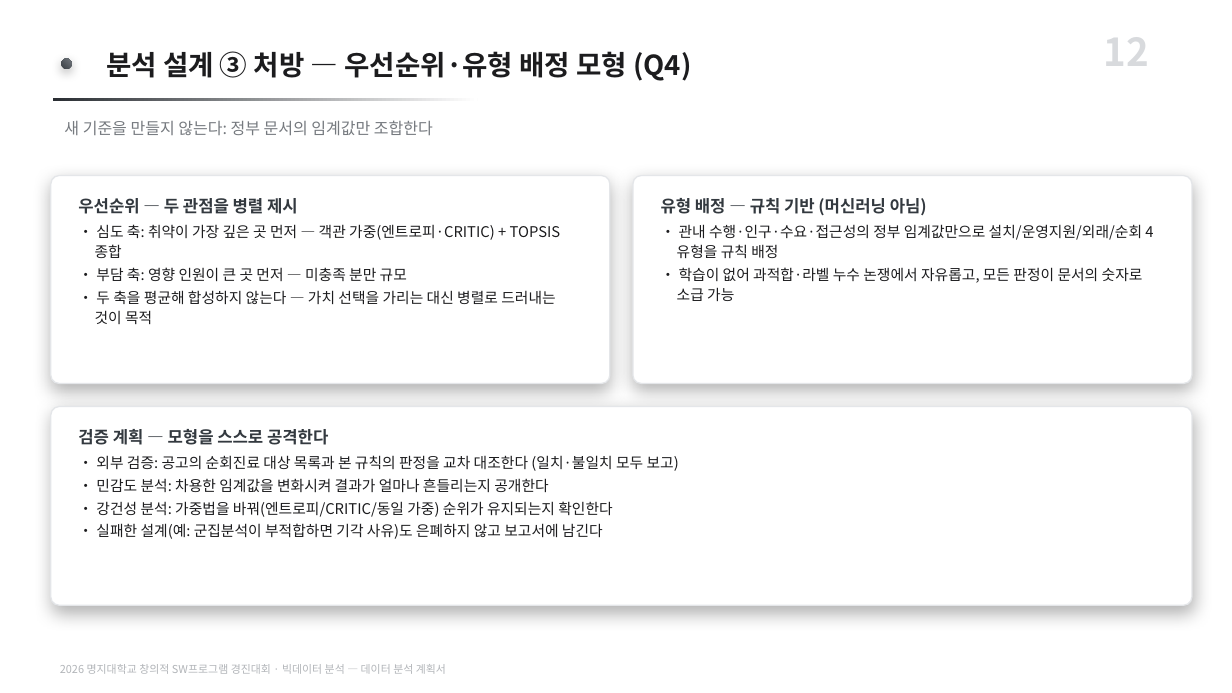
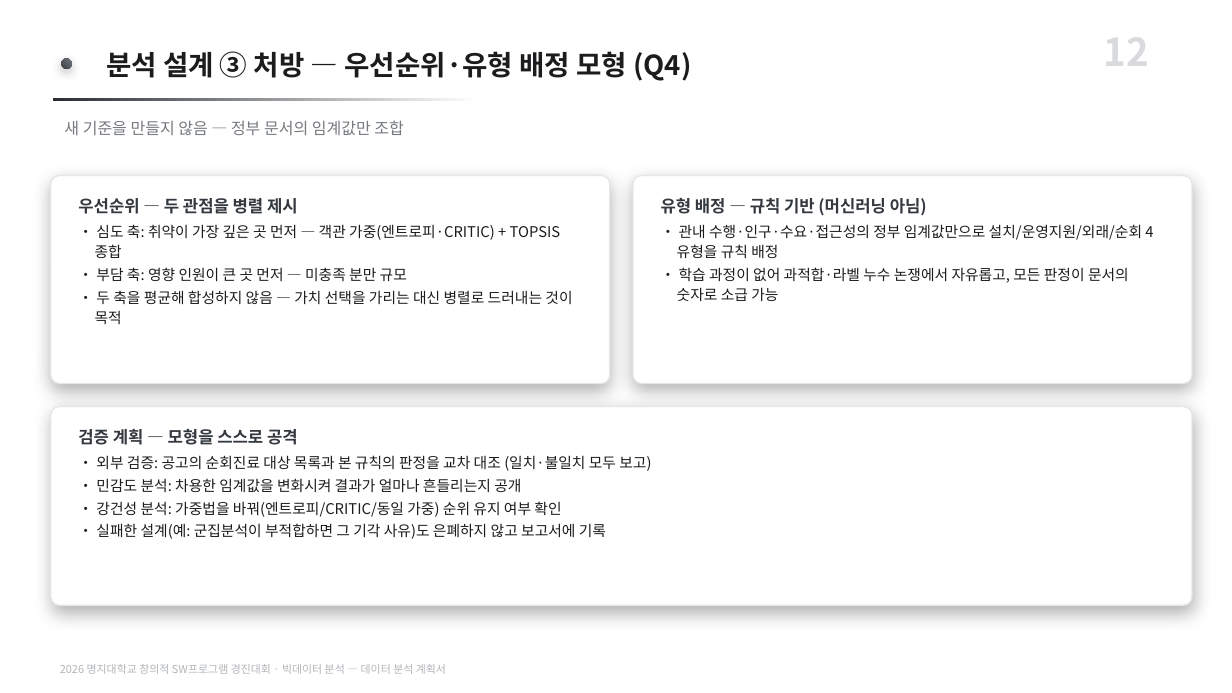
Before and after one commit to karvvan/maternity-care-policy-audit, a slide deck: slide 12 of 04_제출물/데이터분석_계획서.pptx. Drawn at 1232x693 pixels with LibreOffice and Linux fonts; fonts in the diff are those of the drawing. Boxes give left, top, right and bottom in pixels: in the first picture for what was removed or moved away, otherwise in the second. Text is boxed around its words. In the diff, an @@ line names an element or a change of style, - is before the commit and + after.

Commit message:
계획서 PPT 개조식 전환 (44곳)
보고서와 문체를 맞춘다. 종결어미를 ~함/~임/명사형으로 바꾸고, 지시문 성격의
줄("~한다")은 명사구로 정리했다. 잔여 서술체 0.

- 제출본은 문단 치환 44/44로 반영(재생성 아님). 대표자가 직접 고친 문구
  (검증 타겟 1·2, "여전히 존재하는 분만취약지" 등)는 전부 보존.
- 생성기도 같은 문구로 동기화해 재생성 시 되돌아가지 않게 함.
- 결과보고서 PPT는 팀원 작업 중이라 손대지 않음(HOLD). 점검만 수행 — 이상 없음.

```diff
--- a/04_제출물/데이터분석_계획서.pptx
+++ b/04_제출물/데이터분석_계획서.pptx
@@ text at (64, 120, 403, 135): text changed @@
-새 기준을 만들지 않는다: 정부 문서의 임계값만 조합한다
+새 기준을 만들지 않음 — 정부 문서의 임계값만 조합
@@ text at (677, 267, 1129, 301): text changed @@
-• 학습이 없어 과적합·라벨 누수 논쟁에서 자유롭고, 모든 판정이 문서의 숫자로 소급 가능
+• 학습 과정이 없어 과적합·라벨 누수 논쟁에서 자유롭고, 모든 판정이 문서의 숫자로 소급 가능
@@ text at (95, 290, 572, 324): text changed @@
-• 두 축을 평균해 합성하지 않는다 — 가치 선택을 가리는 대신 병렬로 드러내는 것이 목적
+• 두 축을 평균해 합성하지 않음 — 가치 선택을 가리는 대신 병렬로 드러내는 것이 목적
@@ text at (78, 429, 651, 539): text changed @@
-검증 계획 — 모형을 스스로 공격한다
-• 외부 검증: 공고의 순회진료 대상 목록과 본 규칙의 판정을 교차 대조한다 (일치·불일치 모두 보고)
-• 민감도 분석: 차용한 임계값을 변화시켜 결과가 얼마나 흔들리는지 공개한다
-• 강건성 분석: 가중법을 바꿔(엔트로피/CRITIC/동일 가중) 순위가 유지되는지 확인한다
-• 실패한 설계(예: 군집분석이 부적합하면 기각 사유)도 은폐하지 않고 보고서에 남긴다
+검증 계획 — 모형을 스스로 공격
+• 외부 검증: 공고의 순회진료 대상 목록과 본 규칙의 판정을 교차 대조 (일치·불일치 모두 보고)
+• 민감도 분석: 차용한 임계값을 변화시켜 결과가 얼마나 흔들리는지 공개
+• 강건성 분석: 가중법을 바꿔(엔트로피/CRITIC/동일 가중) 순위 유지 여부 확인
+• 실패한 설계(예: 군집분석이 부적합하면 그 기각 사유)도 은폐하지 않고 보고서에 기록
```
Also in this commit, not shown: 9 other slides changed, 2 other files.
